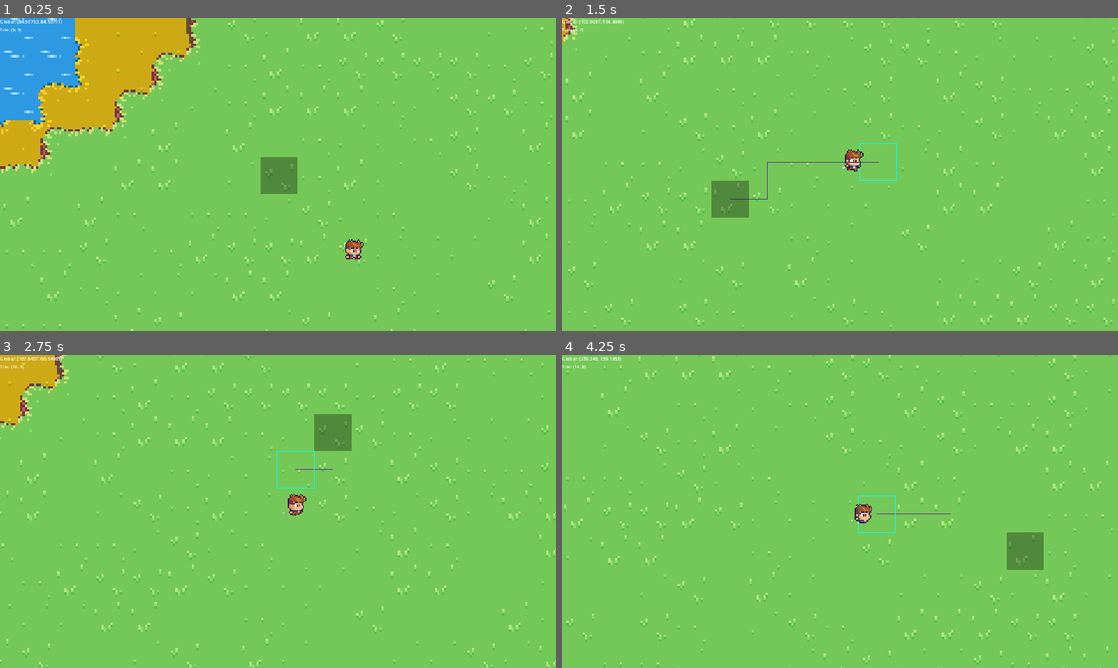
Above: before the commit, frames 1-4 (two rows, left to right).
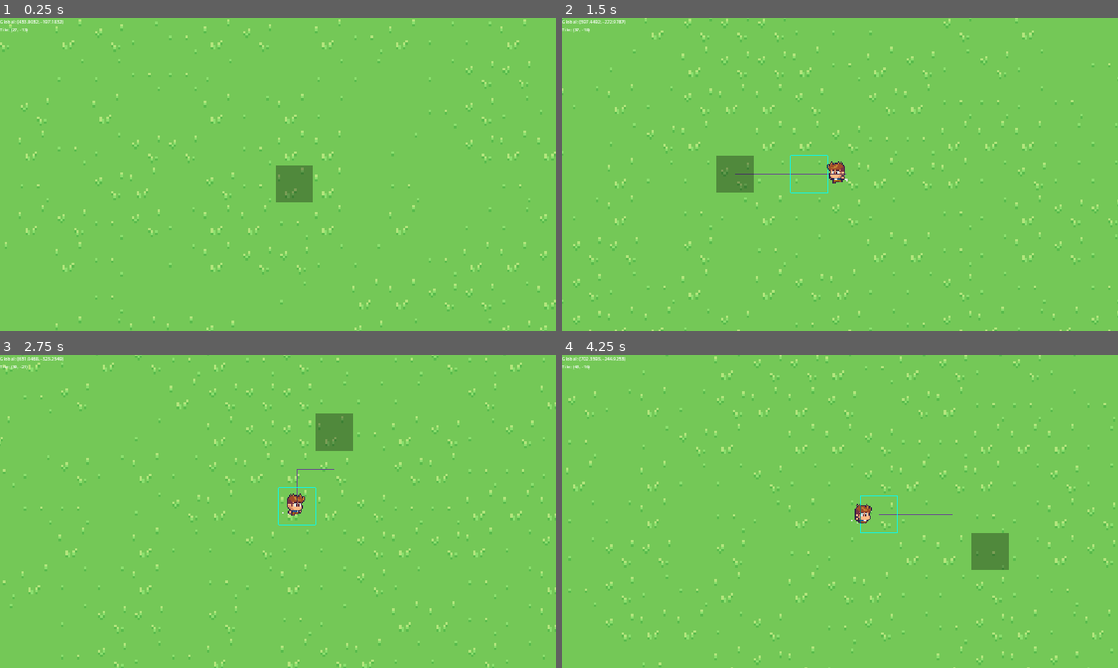
Above: after the commit, the same moments.

Repository: AustinMcPhail/godot-point-and-click
Game: Godot game, scene res://scenes/test_field.tscn
Two runs of this game, one before a commit and one after it. Both use one fixed random seed, a clock stepped at 60 frames per second and the inputs below.
Inputs (mouse positions are in pixels of both pictures, inside the frame that each line leads up to):
- Up to frame 1 (0.25 s): no input
- Up to frame 2 (1.5 s): move the mouse to (962, 158) at 0.52 s; click (962, 158) at 0.6 s; move the mouse to (728, 190) at 1.27 s; tap P (Player) at 1.35 s; click (728, 190) at 1.42 s
- Up to frame 3 (2.75 s): move the mouse to (333, 442) at 2.02 s; right-click (333, 442) at 2.1 s; click (333, 442) at 2.17 s
- Up to frame 4 (4.25 s): move the mouse to (812, 574) at 2.77 s; click (812, 574) at 2.85 s; move the mouse to (1006, 558) at 3.52 s; tap P (Player) at 3.6 s; click (1006, 558) at 3.67 s

The runs differ from the first frame. In frame 1, 16% of the frame differs, in the area x 0-100%, y 0-100%; in frame 2, 6.3%; in frame 3, 6.1%; in frame 4, 6.1%.

Commit message:
player spawn

Diff:
--- a/chunk.tscn
+++ b/chunk.tscn
@@ -1470,22 +1470,26 @@
 31:9/0/terrain_set = 1
 31:9/0/terrain = 0
 31:9/0/terrains_peering_bit/bottom_side = 0
+31:9/0/custom_data_0 = true
 32:9/0 = 0
 32:9/0/terrain_set = 1
 32:9/0/terrain = 0
 32:9/0/terrains_peering_bit/right_side = 0
 32:9/0/terrains_peering_bit/bottom_side = 0
+32:9/0/custom_data_0 = true
 33:9/0 = 0
 33:9/0/terrain_set = 1
 33:9/0/terrain = 0
 33:9/0/terrains_peering_bit/right_side = 0
 33:9/0/terrains_peering_bit/bottom_side = 0
 33:9/0/terrains_peering_bit/left_side = 0
+33:9/0/custom_data_0 = true
 34:9/0 = 0
 34:9/0/terrain_set = 1
 34:9/0/terrain = 0
 34:9/0/terrains_peering_bit/bottom_side = 0
 34:9/0/terrains_peering_bit/left_side = 0
+34:9/0/custom_data_0 = true
 35:9/0 = 0
 35:9/0/terrain_set = 1
 35:9/0/terrain = 0
@@ -1494,6 +1498,7 @@
 35:9/0/terrains_peering_bit/left_side = 0
 35:9/0/terrains_peering_bit/top_left_corner = 0
 35:9/0/terrains_peering_bit/top_side = 0
+35:9/0/custom_data_0 = true
 36:9/0 = 0
 36:9/0/terrain_set = 1
 36:9/0/terrain = 0
@@ -1501,6 +1506,7 @@
 36:9/0/terrains_peering_bit/bottom_right_corner = 0
 36:9/0/terrains_peering_bit/bottom_side = 0
 36:9/0/terrains_peering_bit/left_side = 0
+36:9/0/custom_data_0 = true
 37:9/0 = 0
 37:9/0/terrain_set = 1
 37:9/0/terrain = 0
@@ -1508,6 +1514,7 @@
 37:9/0/terrains_peering_bit/bottom_side = 0
 37:9/0/terrains_peering_bit/bottom_left_corner = 0
 37:9/0/terrains_peering_bit/left_side = 0
+37:9/0/custom_data_0 = true
 38:9/0 = 0
 38:9/0/terrain_set = 1
 38:9/0/terrain = 0
@@ -1516,12 +1523,14 @@
 38:9/0/terrains_peering_bit/left_side = 0
 38:9/0/terrains_peering_bit/top_side = 0
 38:9/0/terrains_peering_bit/top_right_corner = 0
+38:9/0/custom_data_0 = true
 39:9/0 = 0
 39:9/0/terrain_set = 1
 39:9/0/terrain = 0
 39:9/0/terrains_peering_bit/right_side = 0
 39:9/0/terrains_peering_bit/bottom_right_corner = 0
 39:9/0/terrains_peering_bit/bottom_side = 0
+39:9/0/custom_data_0 = true
 40:10/0 = 0
 40:10/0/terrain_set = 1
 40:10/0/terrain = 0
@@ -1531,6 +1540,7 @@
 40:10/0/terrains_peering_bit/left_side = 0
 40:10/0/terrains_peering_bit/top_side = 0
 40:10/0/terrains_peering_bit/top_right_corner = 0
+40:10/0/custom_data_0 = true
 41:10/0 = 0
 41:10/0/terrain_set = 1
 42:10/0 = 0
@@ -1541,12 +1551,14 @@
 42:10/0/terrains_peering_bit/left_side = 0
 42:10/0/terrains_peering_bit/top_left_corner = 0
 42:10/0/terrains_peering_bit/top_side = 0
+42:10/0/custom_data_0 = true
 42:9/0 = 0
 42:9/0/terrain_set = 1
 42:9/0/terrain = 0
 42:9/0/terrains_peering_bit/bottom_side = 0
 42:9/0/terrains_peering_bit/bottom_left_corner = 0
 42:9/0/terrains_peering_bit/left_side = 0
+42:9/0/custom_data_0 = true
 41:9/0 = 0
 41:9/0/terrain_set = 1
 41:9/0/terrain = 0
@@ -1555,6 +1567,7 @@
 41:9/0/terrains_peering_bit/bottom_side = 0
 41:9/0/terrains_peering_bit/bottom_left_corner = 0
 41:9/0/terrains_peering_bit/left_side = 0
+41:9/0/custom_data_0 = true
 40:9/0 = 0
 40:9/0/terrain_set = 1
 40:9/0/terrain = 0
@@ -1563,6 +1576,7 @@
 40:9/0/terrains_peering_bit/bottom_side = 0
 40:9/0/terrains_peering_bit/bottom_left_corner = 0
 40:9/0/terrains_peering_bit/left_side = 0
+40:9/0/custom_data_0 = true
 42:11/0 = 0
 42:11/0/terrain_set = 1
 42:11/0/terrain = 0
@@ -1571,12 +1585,14 @@
 42:11/0/terrains_peering_bit/left_side = 0
 42:11/0/terrains_peering_bit/top_left_corner = 0
 42:11/0/terrains_peering_bit/top_side = 0
+42:11/0/custom_data_0 = true
 42:12/0 = 0
 42:12/0/terrain_set = 1
 42:12/0/terrain = 0
 42:12/0/terrains_peering_bit/left_side = 0
 42:12/0/terrains_peering_bit/top_left_corner = 0
 42:12/0/terrains_peering_bit/top_side = 0
+42:12/0/custom_data_0 = true
 41:12/0 = 0
 41:12/0/terrain_set = 1
 41:12/0/terrain = 0
@@ -1585,6 +1601,7 @@
 41:12/0/terrains_peering_bit/top_left_corner = 0
 41:12/0/terrains_peering_bit/top_side = 0
 41:12/0/terrains_peering_bit/top_right_corner = 0
+41:12/0/custom_data_0 = true
 40:12/0 = 0
 40:12/0/terrain_set = 1
 40:12/0/terrain = 0
@@ -1593,12 +1610,14 @@
 40:12/0/terrains_peering_bit/top_left_corner = 0
 40:12/0/terrains_peering_bit/top_side = 0
 40:12/0/terrains_peering_bit/top_right_corner = 0
+40:12/0/custom_data_0 = true
 39:12/0 = 0
 39:12/0/terrain_set = 1
 39:12/0/terrain = 0
 39:12/0/terrains_peering_bit/right_side = 0
 39:12/0/terrains_peering_bit/top_side = 0
 39:12/0/terrains_peering_bit/top_right_corner = 0
+39:12/0/custom_data_0 = true
 38:12/0 = 0
 38:12/0/terrain_set = 1
 38:12/0/terrain = 0
@@ -1607,6 +1626,7 @@
 38:12/0/terrains_peering_bit/bottom_side = 0
 38:12/0/terrains_peering_bit/left_side = 0
 38:12/0/terrains_peering_bit/top_side = 0
+38:12/0/custom_data_0 = true
 37:12/0 = 0
 37:12/0/terrain_set = 1
 37:12/0/terrain = 0
@@ -1614,6 +1634,7 @@
 37:12/0/terrains_peering_bit/left_side = 0
 37:12/0/terrains_peering_bit/top_left_corner = 0
 37:12/0/terrains_peering_bit/top_side = 0
+37:12/0/custom_data_0 = true
 36:12/0 = 0
 36:12/0/terrain_set = 1
 36:12/0/terrain = 0
@@ -1621,6 +1642,7 @@
 36:12/0/terrains_peering_bit/left_side = 0
 36:12/0/terrains_peering_bit/top_side = 0
 36:12/0/terrains_peering_bit/top_right_corner = 0
+36:12/0/custom_data_0 = true
 35:12/0 = 0
 35:12/0/terrain_set = 1
 35:12/0/terrain = 0
@@ -1629,53 +1651,64 @@
 35:12/0/terrains_peering_bit/bottom_left_corner = 0
 35:12/0/terrains_peering_bit/left_side = 0
 35:12/0/terrains_peering_bit/top_side = 0
+35:12/0/custom_data_0 = true
 34:12/0 = 0
 34:12/0/terrain_set = 1
 34:12/0/terrain = 0
 34:12/0/terrains_peering_bit/left_side = 0
+34:12/0/custom_data_0 = true
 33:12/0 = 0
 33:12/0/terrain_set = 1
 33:12/0/terrain = 0
 33:12/0/terrains_peering_bit/right_side = 0
 33:12/0/terrains_peering_bit/left_side = 0
+33:12/0/custom_data_0 = true
 32:12/0 = 0
 32:12/0/terrain_set = 1
 32:12/0/terrain = 0
 32:12/0/terrains_peering_bit/right_side = 0
+32:12/0/custom_data_0 = true
 31:12/0 = 0
 31:12/0/terrain_set = 1
 31:12/0/terrain = 0
+31:12/0/custom_data_0 = true
 31:11/0 = 0
 31:11/0/terrain_set = 1
 31:11/0/terrain = 0
 31:11/0/terrains_peering_bit/top_side = 0
+31:11/0/custom_data_0 = true
 31:10/0 = 0
 31:10/0/terrain_set = 1
 31:10/0/terrain = 0
 31:10/0/terrains_peering_bit/bottom_side = 0
 31:10/0/terrains_peering_bit/top_side = 0
+31:10/0/custom_data_0 = true
 32:10/0 = 0
 32:10/0/terrain_set = 1
 32:10/0/terrain = 0
 32:10/0/terrains_peering_bit/right_side = 0
 32:10/0/terrains_peering_bit/bottom_side = 0
 32:10/0/terrains_peering_bit/top_side = 0
+32:10/0/custom_data_0 = true
 32:11/0 = 0
 32:11/0/terrain_set = 1
 32:11/0/terrain = 0
 32:11/0/terrains_peering_bit/right_side = 0
 32:11/0/terrains_peering_bit/top_side = 0
+32:11/0/custom_data_0 = true
 33:11/0 = 0
 33:11/0/terrain_set = 1
 33:11/0/terrain = 0
 33:11/0/terrains_peering_bit/right_side = 0
 33:11/0/terrains_peering_bit/left_side = 0
 33:11/0/terrains_peering_bit/top_side = 0
+33:11/0/custom_data_0 = true
 34:11/0 = 0
 34:11/0/terrain_set = 1
 34:11/0/terrain = 0
 34:11/0/terrains_peering_bit/left_side = 0
 34:11/0/terrains_peering_bit/top_side = 0
+34:11/0/custom_data_0 = true
 35:11/0 = 0
 35:11/0/terrain_set = 1
 35:11/0/terrain = 0
@@ -1683,6 +1716,7 @@
 35:11/0/terrains_peering_bit/bottom_side = 0
 35:11/0/terrains_peering_bit/top_side = 0
 35:11/0/terrains_peering_bit/top_right_corner = 0
+35:11/0/custom_data_0 = true
 36:11/0 = 0
 36:11/0/terrain_set = 1
 36:11/0/terrain = 0
@@ -1693,6 +1727,7 @@
 36:11/0/terrains_peering_bit/top_left_corner = 0
 36:11/0/terrains_peering_bit/top_side = 0
 36:11/0/terrains_peering_bit/top_right_corner = 0
+36:11/0/custom_data_0 = true
 37:11/0 = 0
 37:11/0/terrain_set = 1
 37:11/0/terrain = 0
@@ -1703,6 +1738,7 @@
 37:11/0/terrains_peering_bit/top_left_corner = 0
 37:11/0/terrains_peering_bit/top_side = 0
 37:11/0/terrains_peering_bit/top_right_corner = 0
+37:11/0/custom_data_0 = true
 38:11/0 = 0
 38:11/0/terrain_set = 1
 38:11/0/terrain = 0
@@ -1710,6 +1746,7 @@
 38:11/0/terrains_peering_bit/left_side = 0
 38:11/0/terrains_peering_bit/top_left_corner = 0
 38:11/0/terrains_peering_bit/top_side = 0
+38:11/0/custom_data_0 = true
 39:11/0 = 0
 39:11/0/terrain_set = 1
 39:11/0/terrain = 0
@@ -1718,6 +1755,7 @@
 39:11/0/terrains_peering_bit/bottom_side = 0
 39:11/0/terrains_peering_bit/top_side = 0
 39:11/0/terrains_peering_bit/top_right_corner = 0
+39:11/0/custom_data_0 = true
 40:11/0 = 0
 40:11/0/terrain_set = 1
 40:11/0/terrain = 0
@@ -1729,6 +1767,7 @@
 40:11/0/terrains_peering_bit/top_left_corner = 0
 40:11/0/terrains_peering_bit/top_side = 0
 40:11/0/terrains_peering_bit/top_right_corner = 0
+40:11/0/custom_data_0 = true
 41:11/0 = 0
 41:11/0/terrain_set = 1
 41:11/0/terrain = 0
@@ -1738,6 +1777,7 @@
 41:11/0/terrains_peering_bit/left_side = 0
 41:11/0/terrains_peering_bit/top_left_corner = 0
 41:11/0/terrains_peering_bit/top_side = 0
+41:11/0/custom_data_0 = true
 39:10/0 = 0
 39:10/0/terrain_set = 1
 39:10/0/terrain = 0
@@ -1746,6 +1786,7 @@
 39:10/0/terrains_peering_bit/bottom_side = 0
 39:10/0/terrains_peering_bit/top_side = 0
 39:10/0/terrains_peering_bit/top_right_corner = 0
+39:10/0/custom_data_0 = true
 38:10/0 = 0
 38:10/0/terrain_set = 1
 38:10/0/terrain = 0
@@ -1753,6 +1794,7 @@
 38:10/0/terrains_peering_bit/bottom_left_corner = 0
 38:10/0/terrains_peering_bit/left_side = 0
 38:10/0/terrains_peering_bit/top_side = 0
+38:10/0/custom_data_0 = true
 37:10/0 = 0
 37:10/0/terrain_set = 1
 37:10/0/terrain = 0
@@ -1763,6 +1805,7 @@
 37:10/0/terrains_peering_bit/left_side = 0
 37:10/0/terrains_peering_bit/top_left_corner = 0
 37:10/0/terrains_peering_bit/top_side = 0
+37:10/0/custom_data_0 = true
 36:10/0 = 0
 36:10/0/terrain_set = 1
 36:10/0/terrain = 0
@@ -1773,6 +1816,7 @@
 36:10/0/terrains_peering_bit/left_side = 0
 36:10/0/terrains_peering_bit/top_side = 0
 36:10/0/terrains_peering_bit/top_right_corner = 0
+36:10/0/custom_data_0 = true
 35:10/0 = 0
 35:10/0/terrain_set = 1
 35:10/0/terrain = 0
@@ -1780,12 +1824,14 @@
 35:10/0/terrains_peering_bit/bottom_right_corner = 0
 35:10/0/terrains_peering_bit/bottom_side = 0
 35:10/0/terrains_peering_bit/top_side = 0
+35:10/0/custom_data_0 = true
 34:10/0 = 0
 34:10/0/terrain_set = 1
 34:10/0/terrain = 0
 34:10/0/terrains_peering_bit/bottom_side = 0
 34:10/0/terrains_peering_bit/left_side = 0
 34:10/0/terrains_peering_bit/top_side = 0
+34:10/0/custom_data_0 = true
 33:10/0 = 0
 33:10/0/terrain_set = 1
 33:10/0/terrain = 0
@@ -1793,6 +1839,7 @@
 33:10/0/terrains_peering_bit/bottom_side = 0
 33:10/0/terrains_peering_bit/left_side = 0
 33:10/0/terrains_peering_bit/top_side = 0
+33:10/0/custom_data_0 = true
 
 [sub_resource type="TileSetScenesCollectionSource" id="TileSetScenesCollectionSource_deerw"]
 resource_name = "trees"
--- a/scenes/test_field.tscn
+++ b/scenes/test_field.tscn
@@ -40,7 +40,6 @@
 [node name="Homeworld" type="Node2D" groups=["homeworld"]]
 script = ExtResource("1_yesp3")
 render_distance_in_chunks = 2
-seed = "test"
 noise_height_texture = SubResource("NoiseTexture2D_6phme")
 tree_noise_height_texture = SubResource("NoiseTexture2D_6gibm")
 
--- a/scripts/Homeworld.gd
+++ b/scripts/Homeworld.gd
@@ -10,7 +10,7 @@
 
 
 
-@export var seed = "Hello World"
+@export var seed: String = ""
 @export var noise_height_texture: NoiseTexture2D
 var noise: Noise
 @export var tree_noise_height_texture: NoiseTexture2D
@@ -91,17 +91,24 @@
 	grid.diagonal_mode = AStarGrid2D.DIAGONAL_MODE_NEVER
 
 func _ready():
+	if seed == "":
+		seed = Time.get_datetime_string_from_system()
 	noise = noise_height_texture.noise
 	noise.seed = seed.hash()
 	tree_noise = tree_noise_height_texture.noise
 	tree_noise.seed = seed.hash()
-	var spawn_tile = Vector2(8, 8)
-	var spawn_tile_in_chunk_pos = Vector2.ZERO + Vector2(
-		floor(chunk_size / 2),
-		floor(chunk_size / 2)
-	)
-	player.position = tile_map.map_to_local(spawn_tile_in_chunk_pos)
 	generate_world(initial_map_size_in_chunks)
+
+	var spawn_tile
+	while spawn_tile == null:
+		var tile = grass_tiles[randi_range(0, grass_tiles.size() - 1)]
+		var tile_data = tile_map.get_cell_tile_data(ground_layer_1, tile)
+		var environment_tile = tile_map.get_cell_alternative_tile(environment_layer, tile)
+		print(environment_tile)
+		if tile_data.get_custom_data("walkable") == true && environment_tile == -1:
+			spawn_tile = tile
+
+	player.position = tile_map.map_to_local(spawn_tile)
 
 func generate_world(in_range: int):
 	var player_tile = tile_map.local_to_map(player.position)
